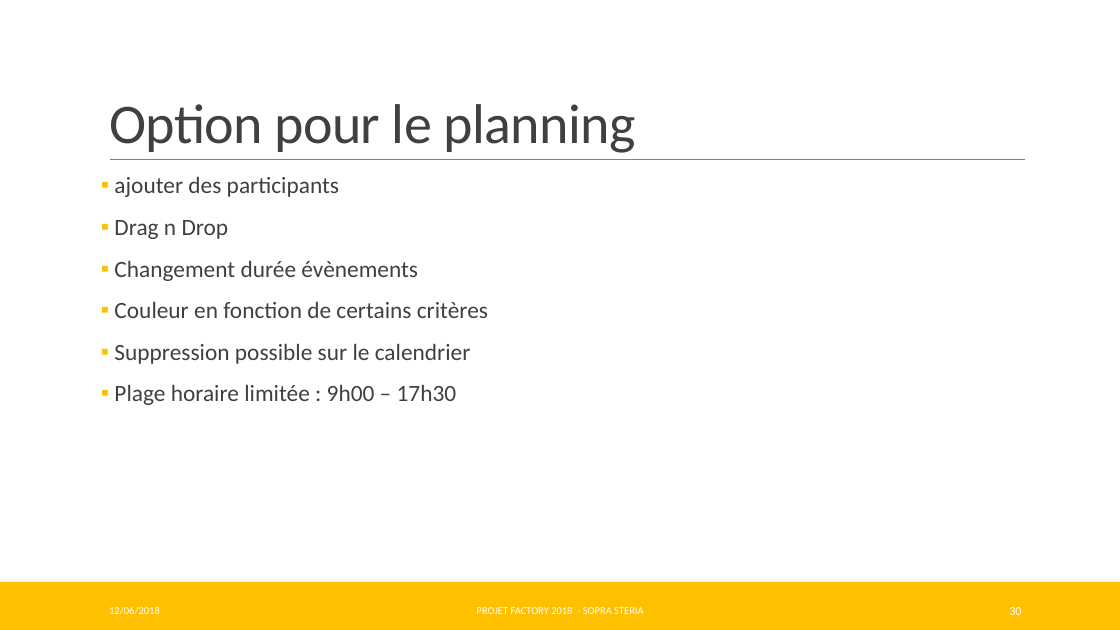
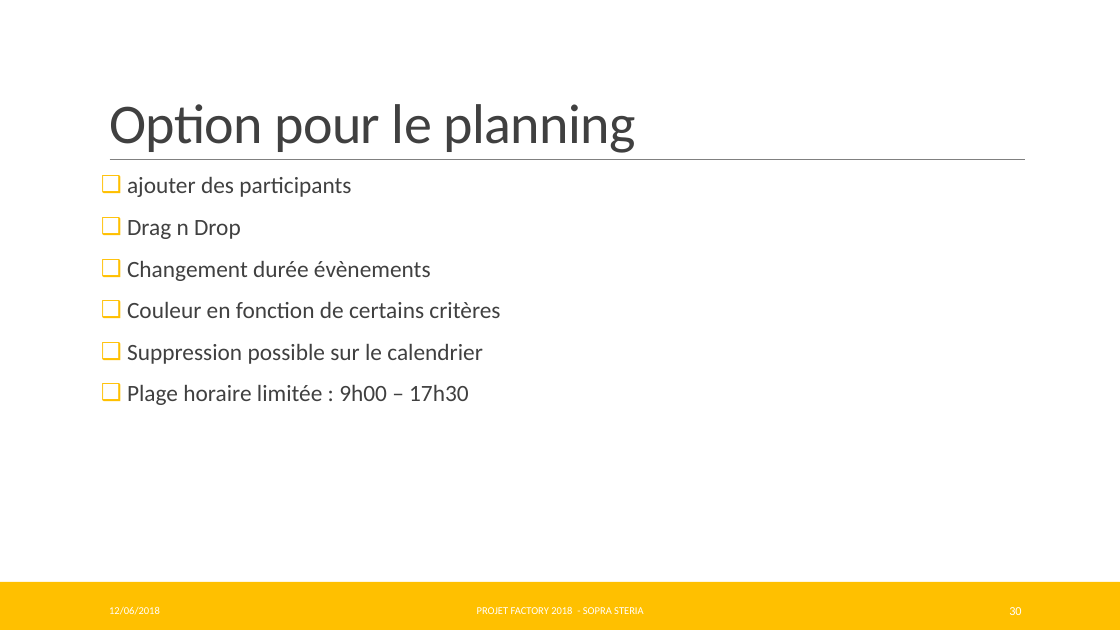
Before and after one commit to Pweting/ProjetFinalAAA, a slide deck: slide 30 of ProjetFinalAAA-Factory.pptx. Drawn at 1120x630 pixels with LibreOffice and Linux fonts; fonts in the diff are those of the drawing. Boxes give left, top, right and bottom in pixels: in the first picture for what was removed or moved away, otherwise in the second. Text is boxed around its words. In the diff, an @@ line names an element or a change of style, - is before the commit and + after.

```diff
--- a/ProjetFinalAAA-Factory.pptx
+++ b/ProjetFinalAAA-Factory.pptx
@@ text "ajouter des participants" at (127, 177, 500, 405): bullet ▪ to ❑ @@
```
Also in this commit, not shown: 4 other slides changed.
